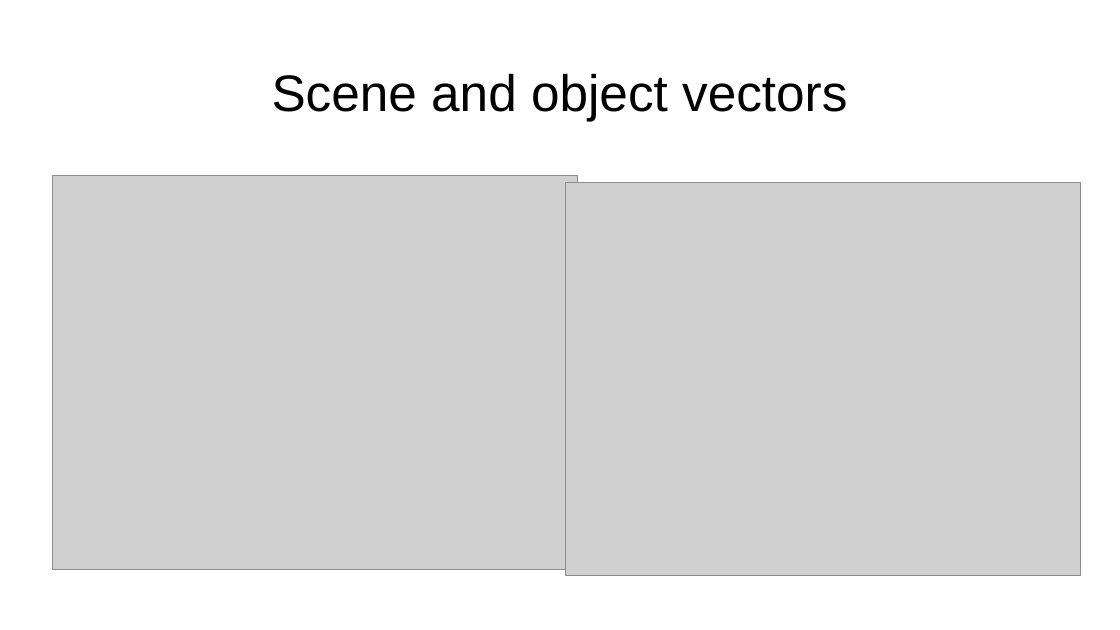
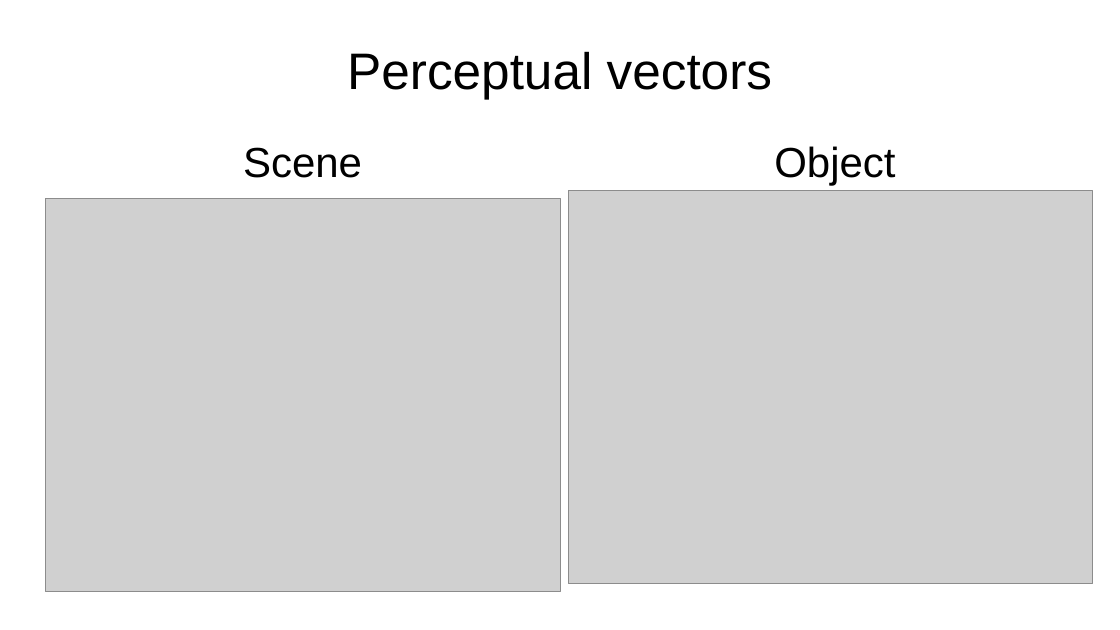
Before and after one commit to paulcbogdan/SchemeRep_PB, a slide deck: slide 11 of docs/SchemeRep_PB_Sep29.pptx (slide 12 before the commit). Drawn at 1120x630 pixels with LibreOffice and Linux fonts; fonts in the diff are those of the drawing; grey boxes stand for pictures. Boxes give left, top, right and bottom in pixels: in the first picture for what was removed or moved away, otherwise in the second. Text is boxed around its words. In the diff, an @@ line names an element or a change of style, - is before the commit and + after.

```diff
--- a/docs/SchemeRep_PB_Sep29.pptx
+++ b/docs/SchemeRep_PB_Sep29.pptx
@@ title at [347, 51, 772, 99]: text changed @@
-Scene and object vectors
+Perceptual vectors
@@ text added at [243, 147, 362, 178], 36 pt, text #000000 @@
+Scene
@@ text added at [774, 146, 895, 186], 36 pt, text #000000 @@
+Object
@@ picture: place and size @@
-picture at [565, 182, 1081, 576]
+picture at [45, 198, 560, 592]
@@ picture: place and size @@
-picture at [53, 176, 577, 569]
+picture at [568, 191, 1092, 584]
```
Also in this commit, not shown: 8 other slides changed, 1 slide added, 4 slides removed, 22 other files.
